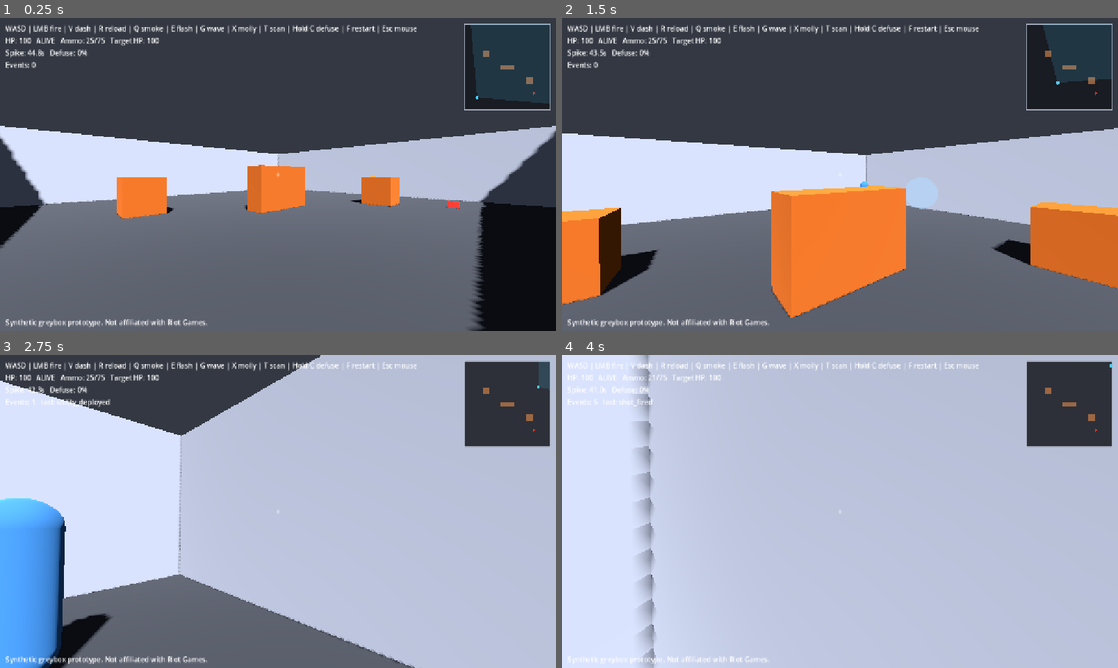
Above: before the commit, frames 1-4 (two rows, left to right).
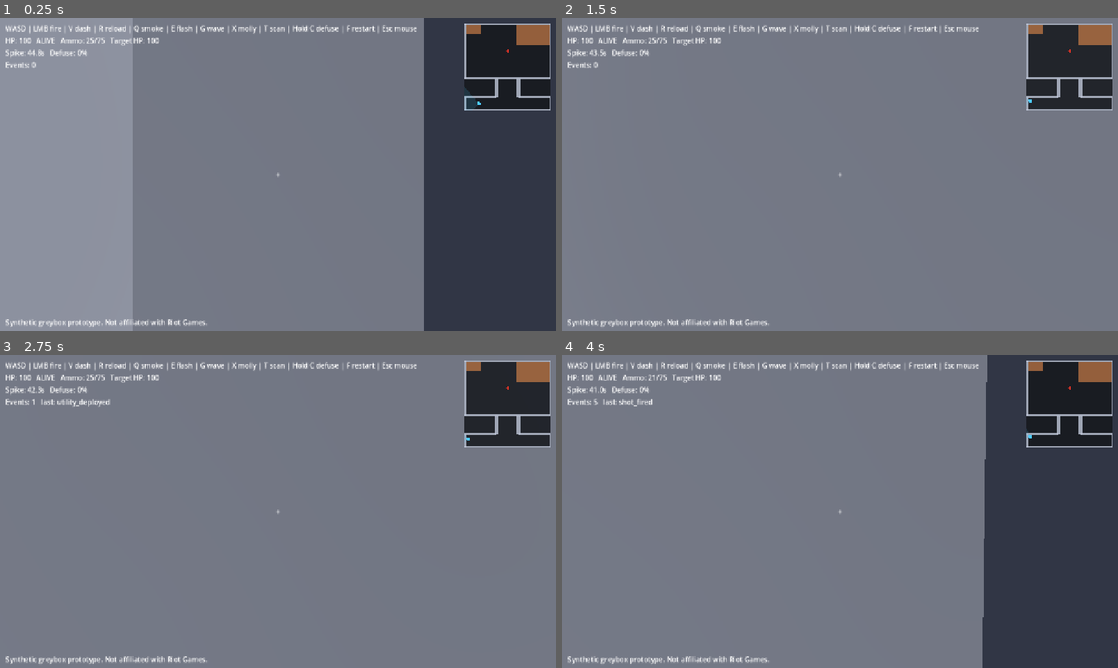
Above: after the commit, the same moments.

Repository: Wonho2007/callout-trainer
Game: Godot game, scene res://scenes/main.tscn
The game is run twice, just before and just after one commit, with the same random seed, the same clock (stepped at 60 frames per second) and the same inputs.
Inputs (mouse positions are in pixels of both pictures, inside the frame that each line leads up to):
- Up to frame 1 (0.25 s): no input
- Up to frame 2 (1.5 s): tap Enter at 0.5 s; move the mouse to (867, 174) at 0.52 s; hold G (blind_wave) 0.53-1.28 s; hold W (move_forward) from 0.53 s (still down); tap Space (jump) at 0.77 s; move the mouse to (812, 174) at 1.27 s; tap Ctrl (crouch) at 1.35 s
- Up to frame 3 (2.75 s): keep holding W (move_forward); tap Space (jump) at 1.52 s; move the mouse to (289, 505) at 2.02 s; hold V (dash) from 2.03 s (still down)
- Up to frame 4 (4 s): keep holding W (move_forward); move the mouse to (834, 517) at 2.77 s; release V (dash) at 2.78 s; tap C (defuse) at 2.85 s; tap Space (jump) at 3.02, 3.77 s; move the mouse to (878, 514) at 3.52 s; press the mouse at (878, 514) at 3.53 s

The runs differ from the first frame. In frame 1, 72% of the frame differs, in the area x 0-100%, y 0-100%; in frame 2, 76%; in frame 3, 86%; in frame 4, 96%.

Commit message:
Add greybox box-room map (default), brighter lighting, defuse rooting (Person 1)
world/maps/b_site.json: a small enclosed greybox from a user-provided top-down
sketch — a room with two corner boxes, a vertical entry hallway + arch, and a
horizontal corridor spanning the width. Synthetic approximation, not an
asset-accurate copy; now the default map (test_room.json retained). Lighting
gains a brighter sun + opposite-side fill so larger spaces read. Player gains
movement_locked (rooted while defusing; mouse-look/comms stay active).

Verified in Godot 4.4.1: corridor -> hallway -> arch -> room, no falling off,
rooted while defusing. check_repo passes.

Diff:
--- a/scenes/main.gd
+++ b/scenes/main.gd
@@ -46,9 +46,13 @@
 func _physics_process(delta: float) -> void:
 	# Hold-to-defuse: while alive, in range, and holding the defuse action.
 	if _round_state != "active" or _spike == null or _player == null:
+		if _player:
+			_player.movement_locked = false
 		return
 	var holding := _player.is_alive and Input.is_action_pressed("defuse") \
 			and _spike.in_range(_player.global_position)
+	# Root the player while actively defusing (mouse-look/comms stay active).
+	_player.movement_locked = holding
 	if holding:
 		var was := _spike.defuse_progress
 		_spike.defuse_step(_player.global_position, delta)
--- a/scenes/player/player.gd
+++ b/scenes/player/player.gd
@@ -23,6 +23,9 @@
 var smoke_overlay: ColorRect
 ## Enemy actors the scan orb tests against (set by main; read-only use).
 var scan_targets: Array = []
+## When true, movement intent is held at zero (e.g. while defusing). Mouse-look
+## and the input/comms channel stay active — only locomotion is rooted.
+var movement_locked: bool = false
 
 var _pitch: float = 0.0
 var _mouse_captured: bool = false
@@ -178,6 +181,13 @@
 		return
 
 	# Translate input into shared-actor intent, then let ActorBase move the body.
+	# While movement is locked (e.g. defusing), feed zero move intent but keep
+	# mouse-look and the input/comms channel alive.
+	if movement_locked:
+		set_move_dir(Vector3.ZERO)
+		super._physics_process(delta)
+		return
+
 	var is_crouching := Input.is_action_pressed("crouch")
 	if is_crouching:
 		move_mode = MoveMode.CROUCH
--- /dev/null
+++ b/world/maps/b_site.json
@@ -0,0 +1,48 @@
+{
+  "schema_version": 1,
+  "synthetic": true,
+  "note": "Greybox: a small room with corner boxes, a vertical entry hallway at the bottom-middle, opening into a horizontal corridor spanning the room width. Fully walled (no falling off). Top-down: -Z top, -X left, +Z bottom. Synthetic prototype. Units: meters, Y up, [x, y, z]. Not affiliated with Riot Games.",
+  "id": "b_site_box",
+  "bounds": {
+    "min": [-6, 0, -6],
+    "max": [6, 5, 13]
+  },
+  "floor": {
+    "size": [14, 26],
+    "y": 0
+  },
+  "ceiling_height": 5,
+  "wall_thickness": 0.5,
+  "walls": [
+    { "id": "wall_north", "position": [0, 2.5, -6], "size": [12, 5, 0.5] },
+    { "id": "wall_east", "position": [6, 2.5, 0], "size": [0.5, 5, 12] },
+    { "id": "wall_west", "position": [-6, 2.5, 0], "size": [0.5, 5, 12] },
+
+    { "id": "wall_south_left", "position": [-3.75, 2.5, 6], "size": [4.5, 5, 0.5] },
+    { "id": "wall_south_right", "position": [3.75, 2.5, 6], "size": [4.5, 5, 0.5] },
+
+    { "id": "hall_wall_left", "position": [-1.5, 2.5, 8], "size": [0.5, 5, 4] },
+    { "id": "hall_wall_right", "position": [1.5, 2.5, 8], "size": [0.5, 5, 4] },
+    { "id": "arch_lintel", "position": [0, 4.25, 6], "size": [3, 1.5, 0.5] },
+
+    { "id": "corridor_front_left", "position": [-3.75, 2.5, 10], "size": [4.5, 5, 0.5] },
+    { "id": "corridor_front_right", "position": [3.75, 2.5, 10], "size": [4.5, 5, 0.5] },
+    { "id": "corridor_back", "position": [0, 2.5, 13], "size": [12.5, 5, 0.5] },
+    { "id": "corridor_end_left", "position": [-6, 2.5, 11.5], "size": [0.5, 5, 3] },
+    { "id": "corridor_end_right", "position": [6, 2.5, 11.5], "size": [0.5, 5, 3] }
+  ],
+  "cover": [
+    { "id": "box_top_right", "position": [3.5, 0.75, -3.5], "size": [4.5, 1.5, 4.5] },
+    { "id": "box_top_left", "position": [-4.75, 0.5, -4.75], "size": [2, 1, 2] }
+  ],
+  "regions": [
+    { "id": "room", "name": "Room", "center": [0, 2, -1], "size": [11, 5, 9] },
+    { "id": "entry", "name": "Entry", "center": [0, 2, 8], "size": [3, 5, 4] },
+    { "id": "corridor", "name": "Corridor", "center": [0, 2, 11.5], "size": [11, 5, 3] }
+  ],
+  "spawns": [
+    { "id": "spawn_player", "role": "player", "position": [-4, 0, 11.5], "facing_deg": 90 },
+    { "id": "spawn_enemy_1", "role": "enemy", "position": [-2, 0, -4], "facing_deg": 0 }
+  ],
+  "spike": { "position": [0, 0, 0], "planted": true, "site_region": "room" }
+}
--- a/world/sandbox_builder.gd
+++ b/world/sandbox_builder.gd
@@ -20,7 +20,7 @@
 const LAYER_WORLD: int = 1 << 0    # layer 1 "world"
 const LAYER_REGIONS: int = 1 << 3  # layer 4 "regions"
 
-@export_file("*.json") var map_path: String = "res://world/maps/test_room.json"
+@export_file("*.json") var map_path: String = "res://world/maps/b_site.json"
 ## Build automatically when the scene is ready. Turn off to build manually.
 @export var build_on_ready: bool = true
 
@@ -309,10 +309,19 @@
 
 	var sun := DirectionalLight3D.new()
 	sun.name = "Sun"
-	sun.rotation_degrees = Vector3(-50, -30, 0)
-	sun.light_energy = 1.2
+	sun.rotation_degrees = Vector3(-55, -35, 0)
+	sun.light_energy = 1.6
 	sun.shadow_enabled = true
 	lighting.add_child(sun)
+
+	# A dimmer fill light from the opposite side so faces that point away from
+	# the sun still get some shading contrast (helps larger spaces read).
+	var fill := DirectionalLight3D.new()
+	fill.name = "Fill"
+	fill.rotation_degrees = Vector3(-30, 150, 0)
+	fill.light_energy = 0.5
+	fill.shadow_enabled = false
+	lighting.add_child(fill)
 
 	var env := WorldEnvironment.new()
 	env.name = "WorldEnvironment"
@@ -321,7 +330,7 @@
 	e.background_color = Color(0.20, 0.22, 0.26)
 	e.ambient_light_source = Environment.AMBIENT_SOURCE_COLOR
 	e.ambient_light_color = Color(0.45, 0.48, 0.55)
-	e.ambient_light_energy = 0.25
+	e.ambient_light_energy = 0.3
 	env.environment = e
 	lighting.add_child(env)
 
Not shown, changed: docs/HANDOFFS.md
